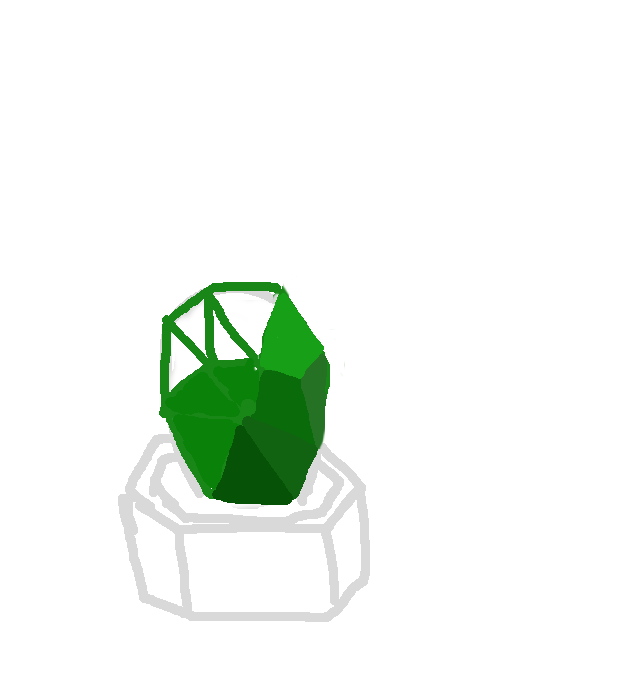
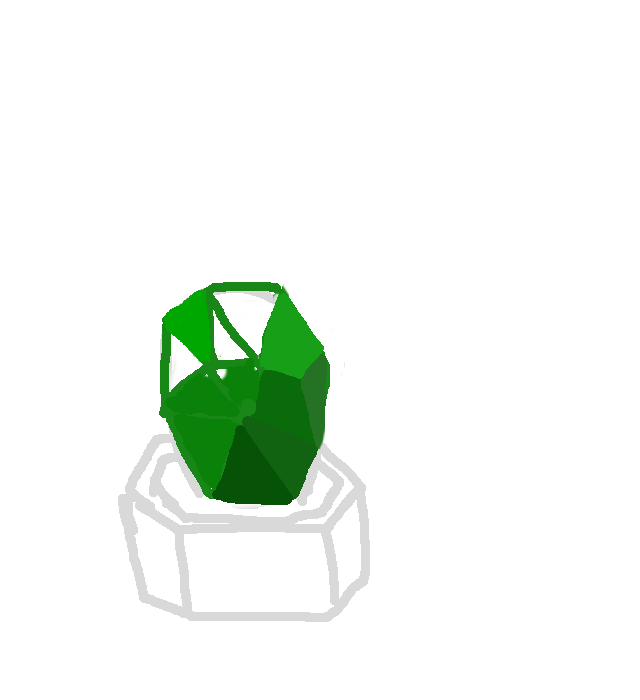
Revision of a layered 640px x 700px image; what changed, layer by layer:
painted on "poly colors" over [164, 289, 228, 381]
